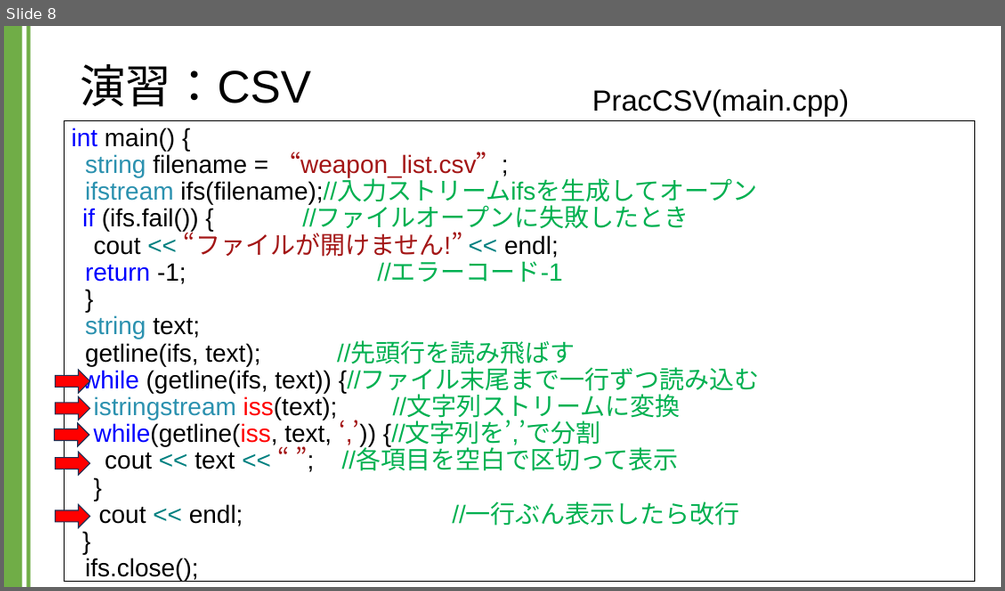
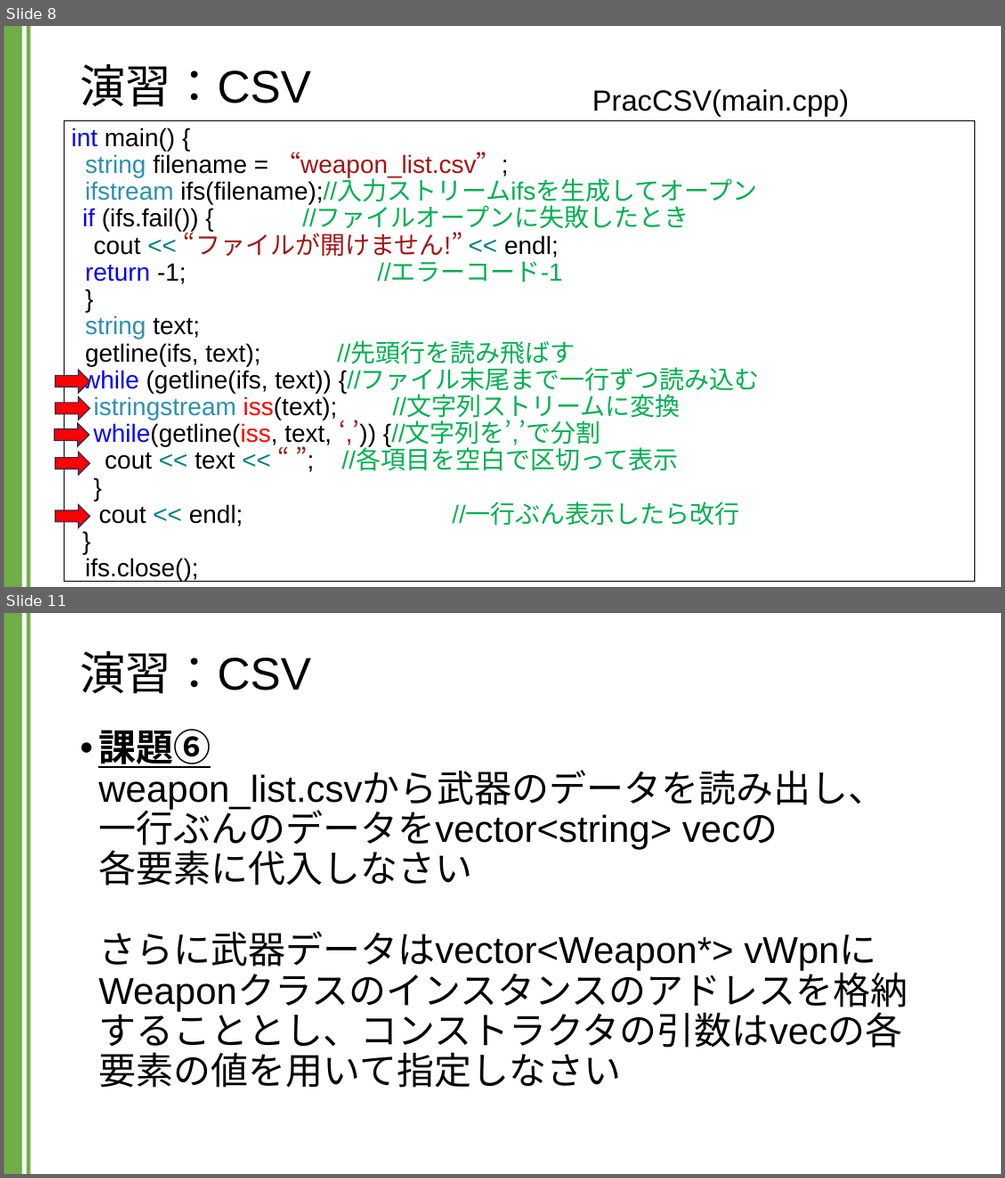
Before and after one commit to kic-murata/cpp2024, a slide deck: 授業資料/演習課題：CSV.pptx. Shown one above the other, each under a label of ours: slide 8 before the commit, slides 8 and 11 after it; the slides between them are not shown. The pictures are 1005x591 and 1005x1178 pixels, drawn with LibreOffice and Linux fonts; fonts in the diff are those of the drawing. Boxes give left, top, right and bottom in pixels: in the first picture for what was removed or moved away, otherwise in the second. Text is boxed around its words. In the diff, an @@ line names an element or a change of style, - is before the commit and + after.

```diff
--- a/授業資料/演習課題：CSV.pptx
+++ b/授業資料/演習課題：CSV.pptx
@@ slide 11 added at <box>4,613,1001,1174</box>, background #FFFFFF; not listed: 2 template elements that a slide beside it also shows @@
@@ title added at <box>80,651,311,694</box>, 44 pt, text #000000 @@
+演習：CSV
@@ text added at <box>98,729,902,1054</box>, 36 pt, text #000000 @@
+• 課題⑥
+  weapon_list.csvから武器のデータを読み出し、
+  一行ぶんのデータをvector<string> vecの
+  各要素に代入しなさい
+  さらに武器データはvector<Weapon*> vWpnに
+  Weaponクラスのインスタンスのアドレスを格納することとし、コンストラクタの引数はvecの各要素の値を用いて指定しなさい
```
Also in this commit, not shown: 3 other slides added, 1 other file.
